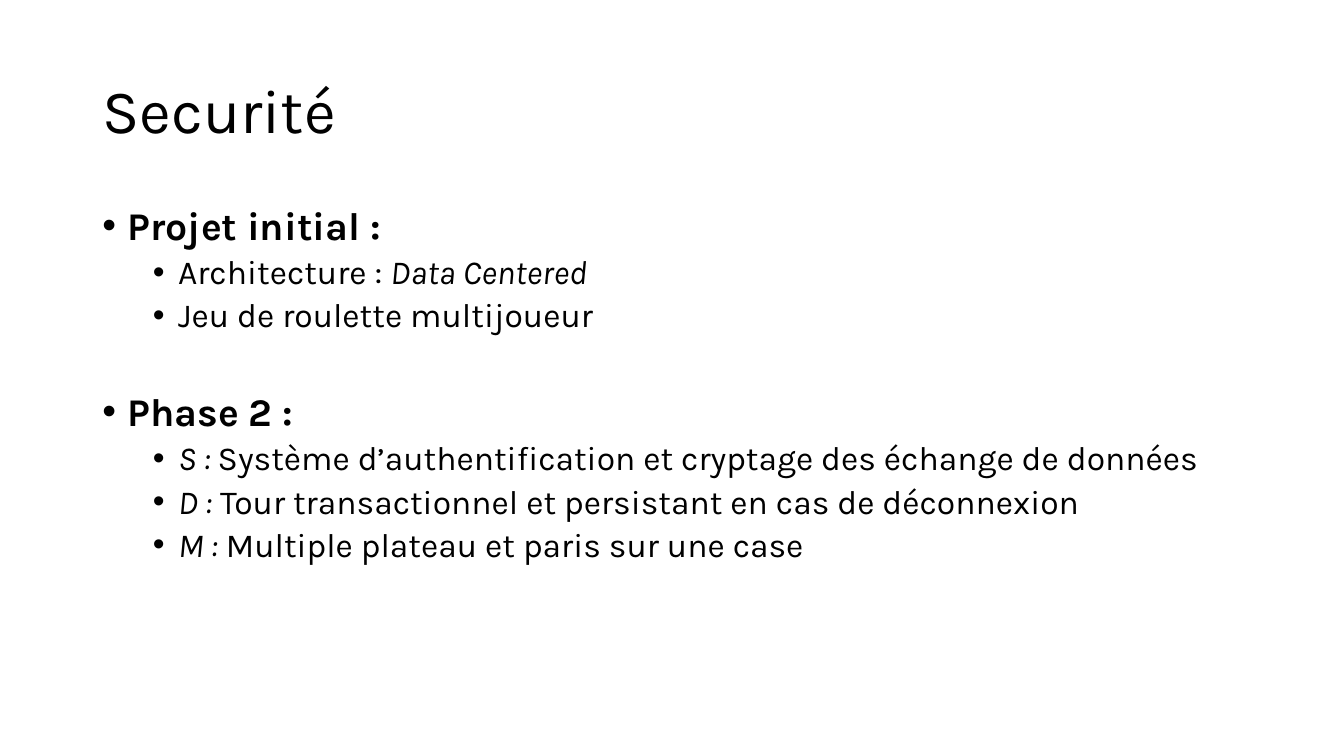
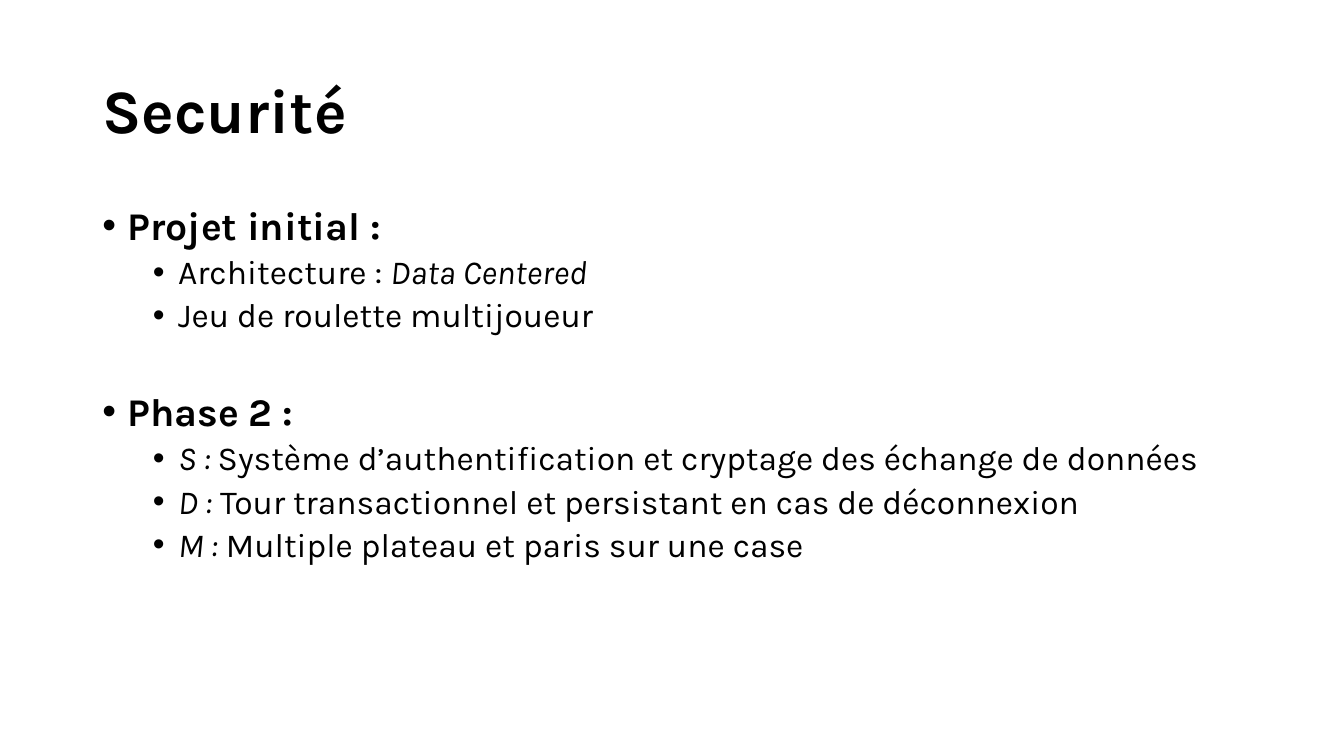
Before and after one commit to RobinSteiger/ASAD, a slide deck: slide 3 of doc/presentation.pptx. Drawn at 1344x756 pixels with LibreOffice and Linux fonts; fonts in the diff are those of the drawing. Boxes give left, top, right and bottom in pixels: in the first picture for what was removed or moved away, otherwise in the second. Text is boxed around its words. In the diff, an @@ line names an element or a change of style, - is before the commit and + after.

```diff
--- a/doc/presentation.pptx
+++ b/doc/presentation.pptx
@@ title "Securité" at [102, 84, 346, 134]: bold on @@
```
Also in this commit, not shown: 2 other slides changed, 4 slides added, 1 slide removed.
